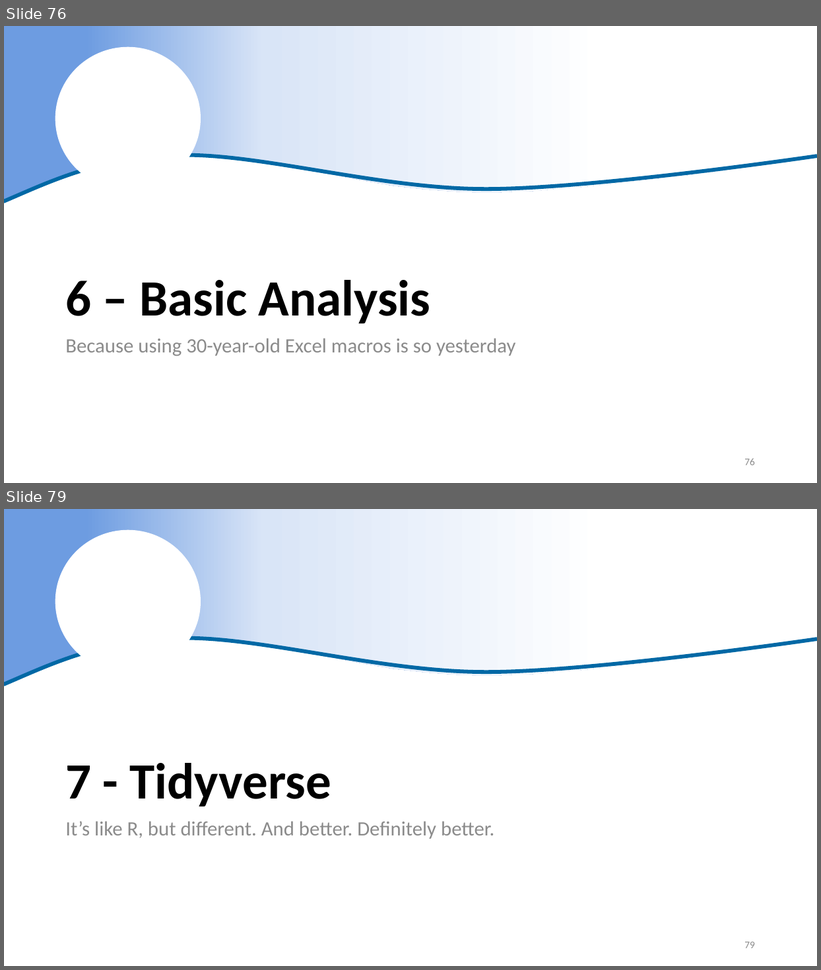
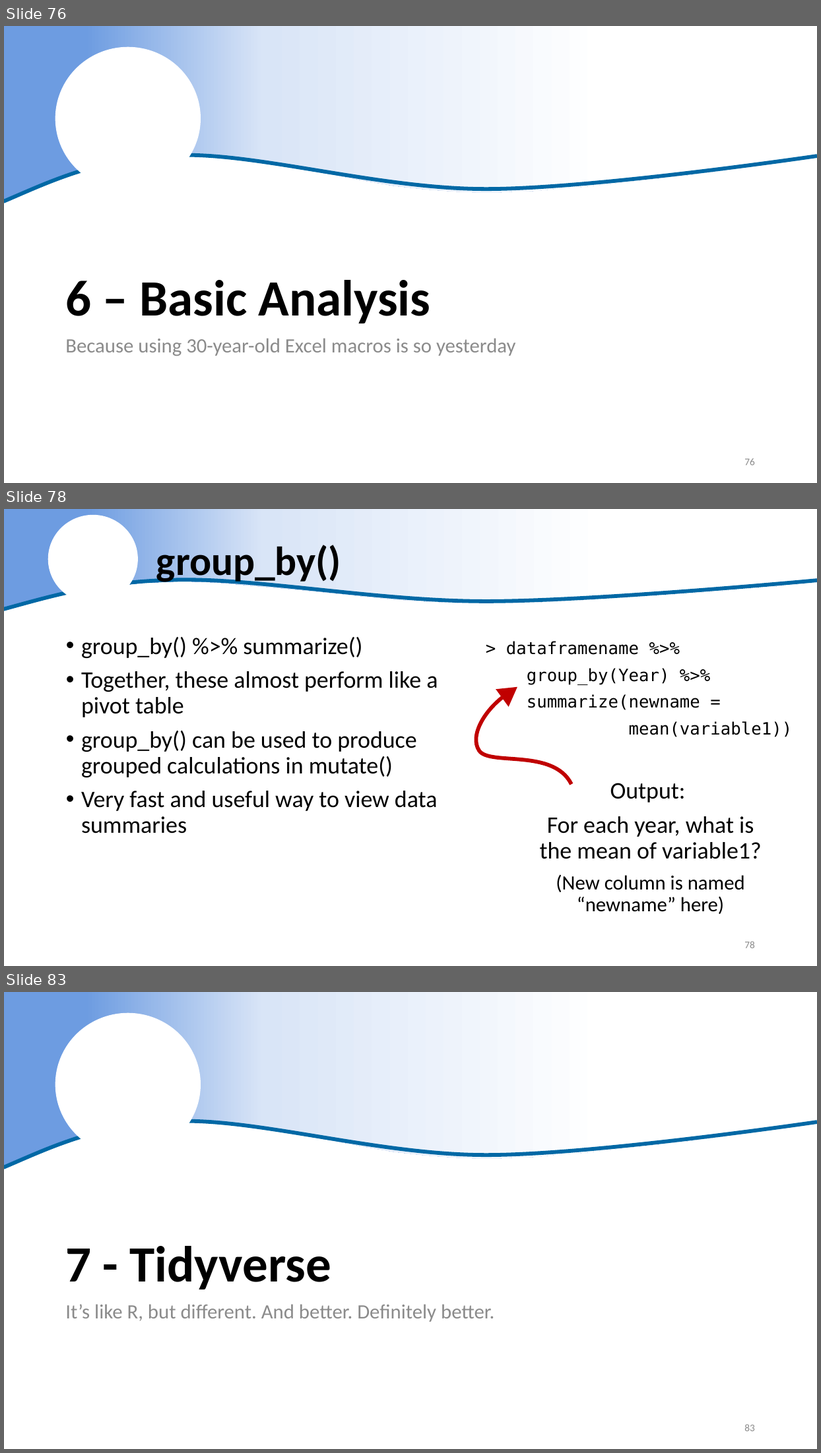
Before and after one commit to justinpriest/R_Intro_ADFG, a slide deck: The Basics of R.pptx. Shown one above the other, each under a label of ours: slides 76 and 79 before the commit, slides 76, 78 and 83 after it; the slides between them are not shown. The pictures are 821x970 and 821x1453 pixels, drawn with LibreOffice and Linux fonts; fonts in the diff are those of the drawing; background and template pictures are left out. Boxes give left, top, right and bottom in pixels: in the first picture for what was removed or moved away, otherwise in the second. Text is boxed around its words. In the diff, an @@ line names an element or a change of style, - is before the commit and + after.

```diff
--- a/The Basics of R.pptx
+++ b/The Basics of R.pptx
@@ slide 78 added at [4, 509, 817, 966], background #FFFFFF @@
@@ freeform shape added at [4, 509, 817, 609], fill gradient #6D9CE1 to #D9E5F7 to #FFFFFF @@
@@ ellipse added at [48, 515, 137, 603], fill #FFFFFF @@
@@ title added at [156, 545, 341, 585], 48 pt, text #000000, bold @@
+group_by()
@@ freeform shape added at [4, 580, 817, 609], outline #DAE3F3 4.5 pt @@
@@ text added at [81, 637, 438, 834], 28 pt, text #000000 @@
+• group_by() %>% summarize()
+• Together, these almost perform like a pivot table
+• group_by() can be used to produce grouped calculations in mutate()
+• Very fast and useful way to view data summaries
@@ text added at [506, 641, 793, 737], 20 pt, text #000000 @@
+> dataframename %>%
+group_by(Year) %>%
+summarize(newname =
+mean(variable1))
@@ triangle added at [496, 679, 524, 708], fill #C00000 @@
@@ freeform shape added at [476, 692, 572, 785], outline #C00000 4.5 pt @@
@@ text added at [540, 783, 762, 914], 28 pt, text #000000 @@
+Output:
+For each year, what is the mean of variable1?
+(New column is named “newname” here)
@@ page number added at [745, 941, 755, 949], 12 pt, text #8C8C8C @@
+78
@@ what was slide 79 is now slide 83 @@
@@ page number at [745, 1424, 755, 1432]: text changed @@
-79
+83
```
Also in this commit, not shown: 1 slide changed, 4 other slides added, 1 slide removed, 1 other file.
